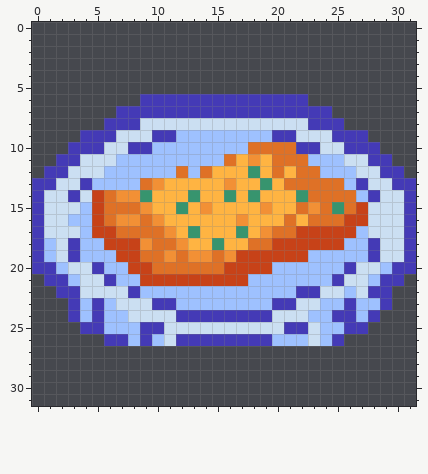
Pixel-art sprite: Assets/Scenes/Main Folder/Art and Renders/garlicbread.png. Above is the file before it was changed.
The file is 32x32 pixels. The old version is drawn lined up with the new one.
New version:
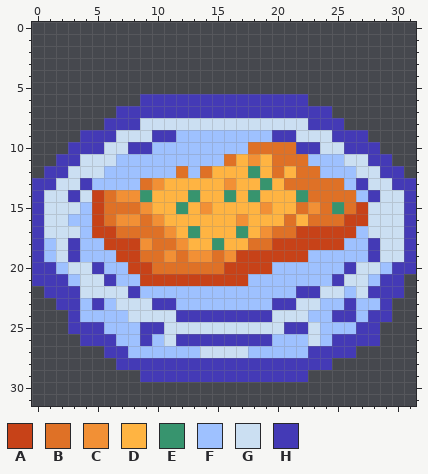
Palette (. is transparent): A #c74218  B #df7126  C #f29035  D #ffb442  E #37946e  F #9ec1ff  G #cbdff2  H #443ab6
Change:
whole drawing moved by +0,-5 (the old picture is shown already moved)
@@ x 0..31 @@
 20 HHFGGHFFAABBBBBBAAAAFFFFFFHGGFHH
-21 .HHFGGHFFAAAAAAAAAFFFFFFFHGGFHH.
-22 ..HHGGGGHFFFFFFFFFFFFFHHGGFGHH..
-23 ...HFHFGGGHHFFFFFFFFHHGGFFHFFH..
-24 ...HFHFFGGGGHHHHHHHHGGGFFHHFH...
-25 ....HHFFFHHGGGGGGGGGGHHGFFHH....
-26 ......HHFHFGHHHHHHHHFFFGFH......
-27 ................................
-28 ................................
-29 ................................
+21 HHHFGGHFFAAAAAAAAAFFFFFFFHGGFHH.
+22 .HHHGGGGHFFFFFFFFFFFFFHHGGFGHHH.
+23 ..HHFHFGGGHHFFFFFFFFHHGGFFHFFH..
+24 ...HFFFFGGGGHHHHHHHHGGGFFHHFHH..
+25 ...HHHFFFHHGGGGGGGGGGHHGFFFHH...
+26 ....HHHFFHFGHHHHHHHHFFFGFHHHH...
+27 ......HHFFFFFFGGGGFFFFFHHHH.....
+28 .......HHHHHHHHHHHHHHHHHH.......
+29 .........HHHHHHHHHHHHHH.........
 30 ................................
Changed places in both pictures, as pixel boxes (x1, y1, x2, y2):
changed: (32, 274, 404, 382)
